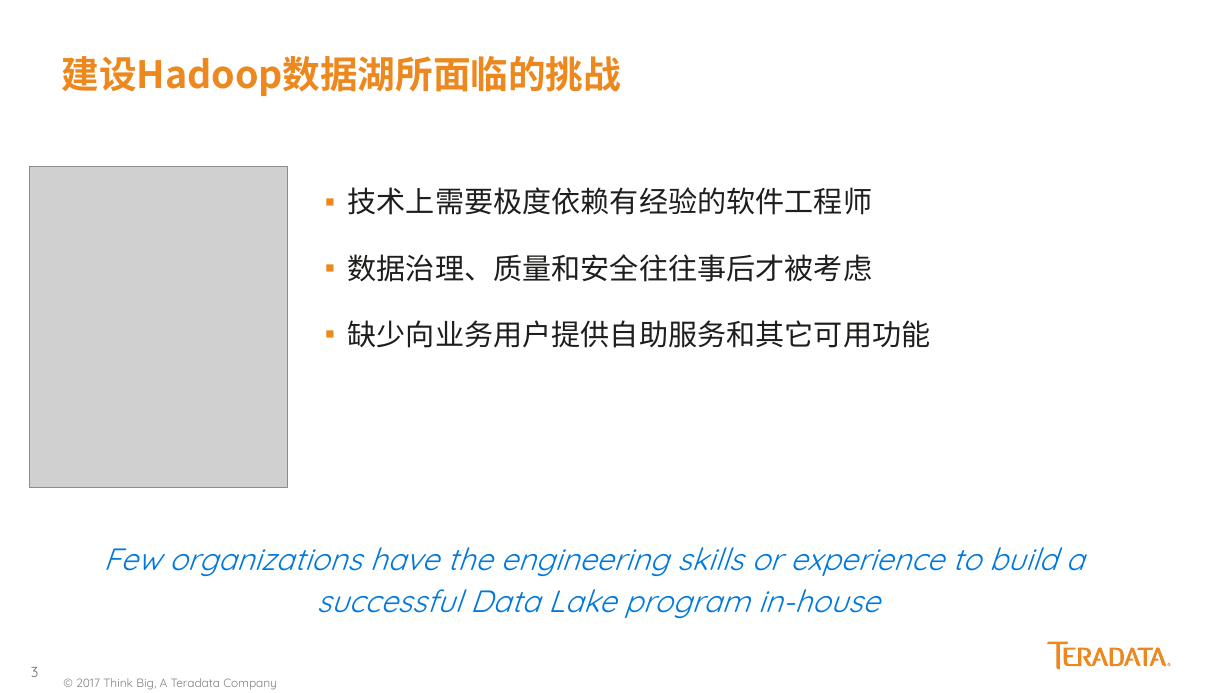
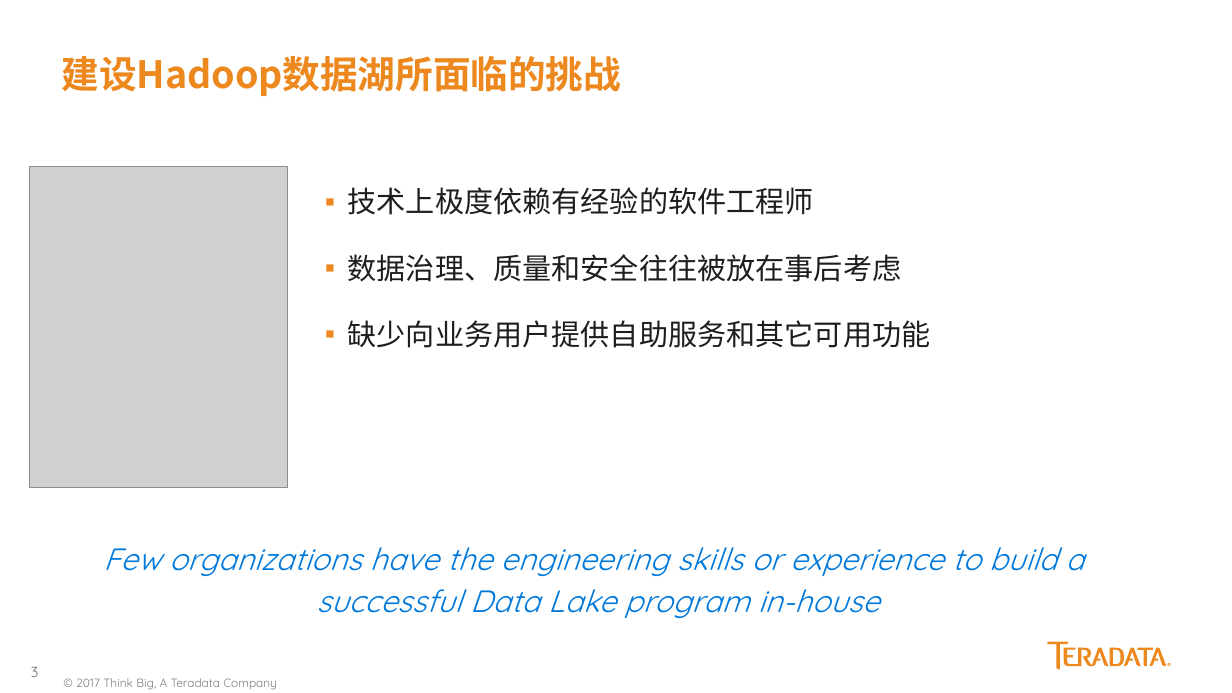
Before and after one commit to yaoran2000/MyTeradata, a slide deck: slide 3 of slides/Kylo配置与使用.pptx. Drawn at 1232x693 pixels with LibreOffice and Linux fonts; fonts in the diff are those of the drawing; grey boxes stand for pictures. Boxes give left, top, right and bottom in pixels: in the first picture for what was removed or moved away, otherwise in the second. Text is boxed around its words. In the diff, an @@ line names an element or a change of style, - is before the commit and + after.

```diff
--- a/slides/Kylo配置与使用.pptx
+++ b/slides/Kylo配置与使用.pptx
@@ text at (x1=348, y1=187, x2=902, y2=282): text changed @@
-▪ 技术上需要极度依赖有经验的软件工程师
-▪ 数据治理、质量和安全往往事后才被考虑
+▪ 技术上极度依赖有经验的软件工程师
+▪ 数据治理、质量和安全往往被放在事后考虑
```
Also in this commit, not shown: 3 other slides changed, 9 other files.
